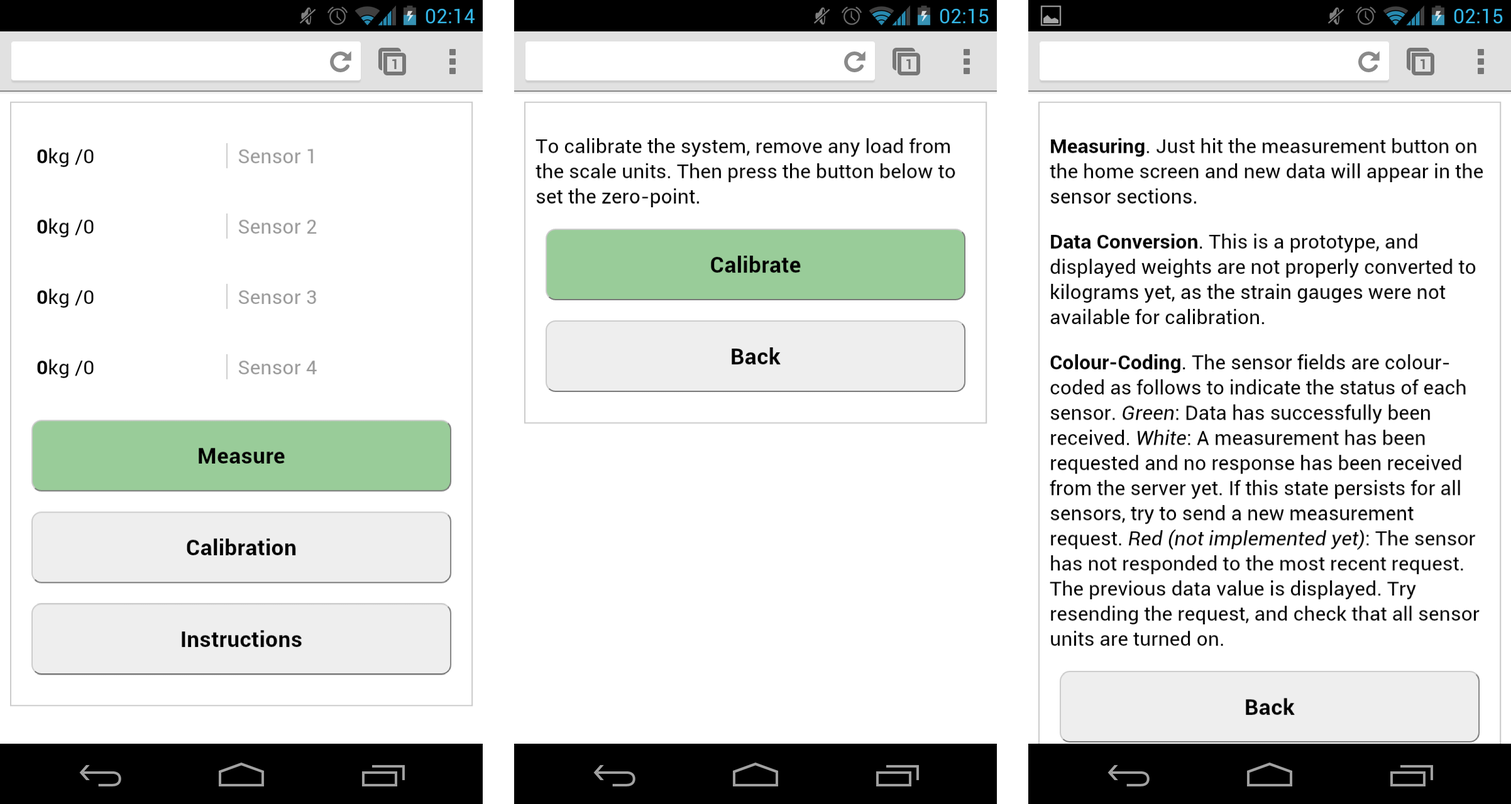
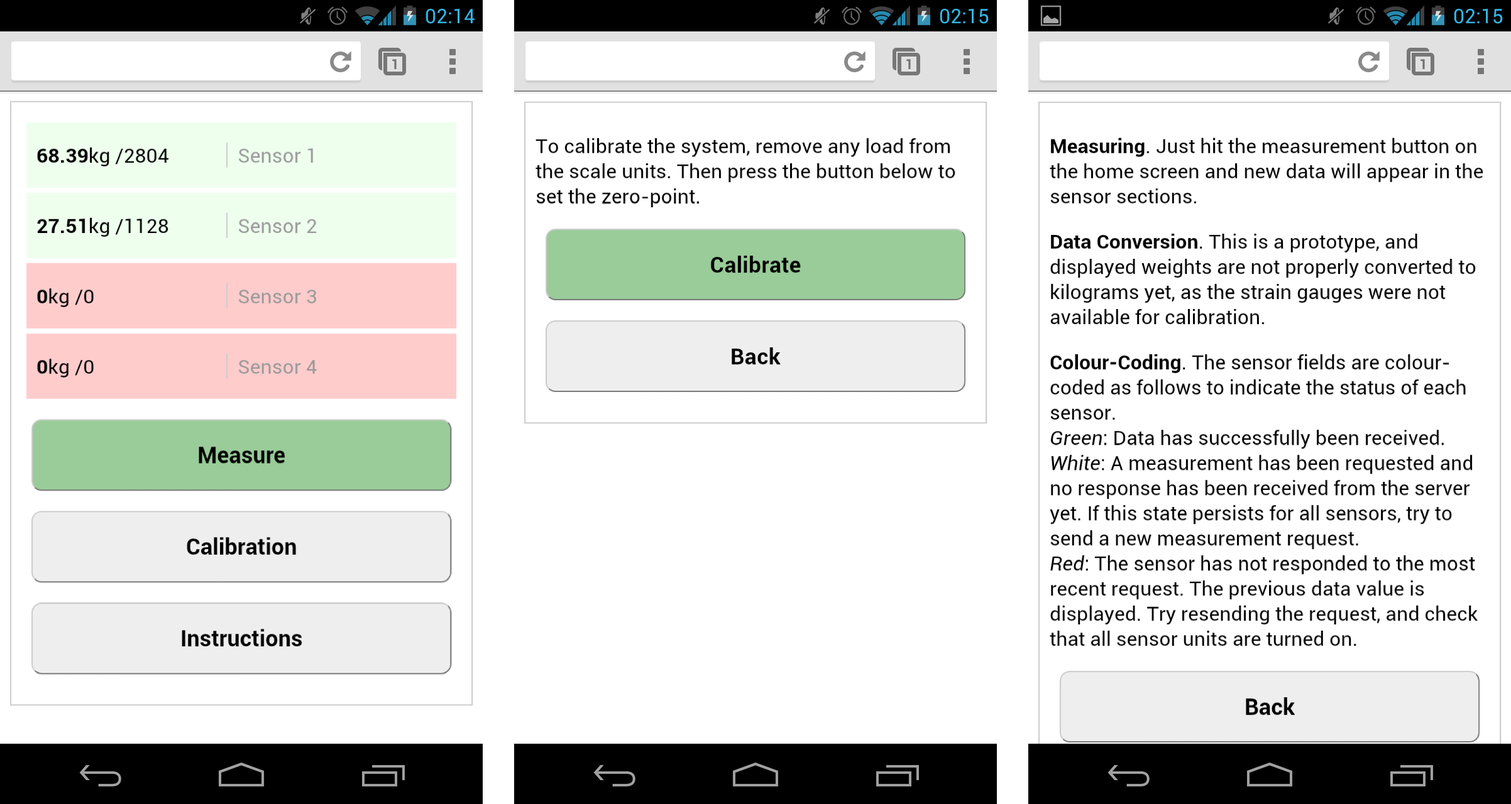
Layer changes from the first (1511, 804) image to the second:
moved "Ebene 2" above "Ebene 3", painted on it over [1038, 101, 1501, 716]
painted on "Ebene 1" over [10, 100, 474, 708]
